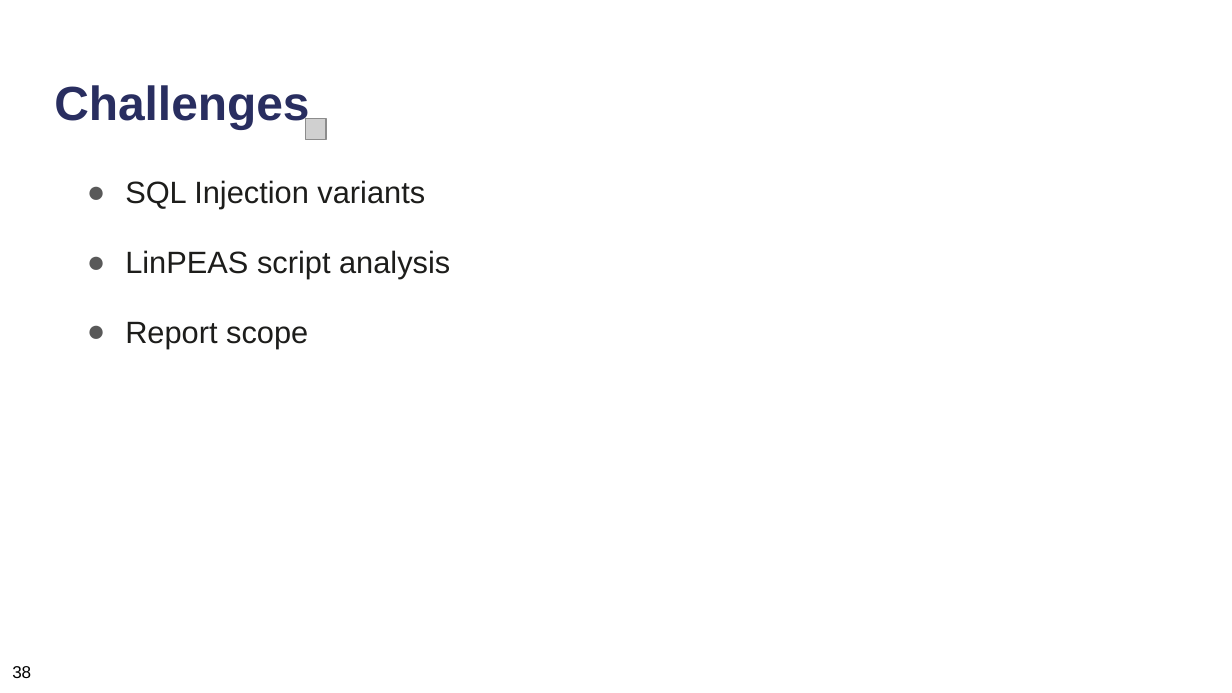
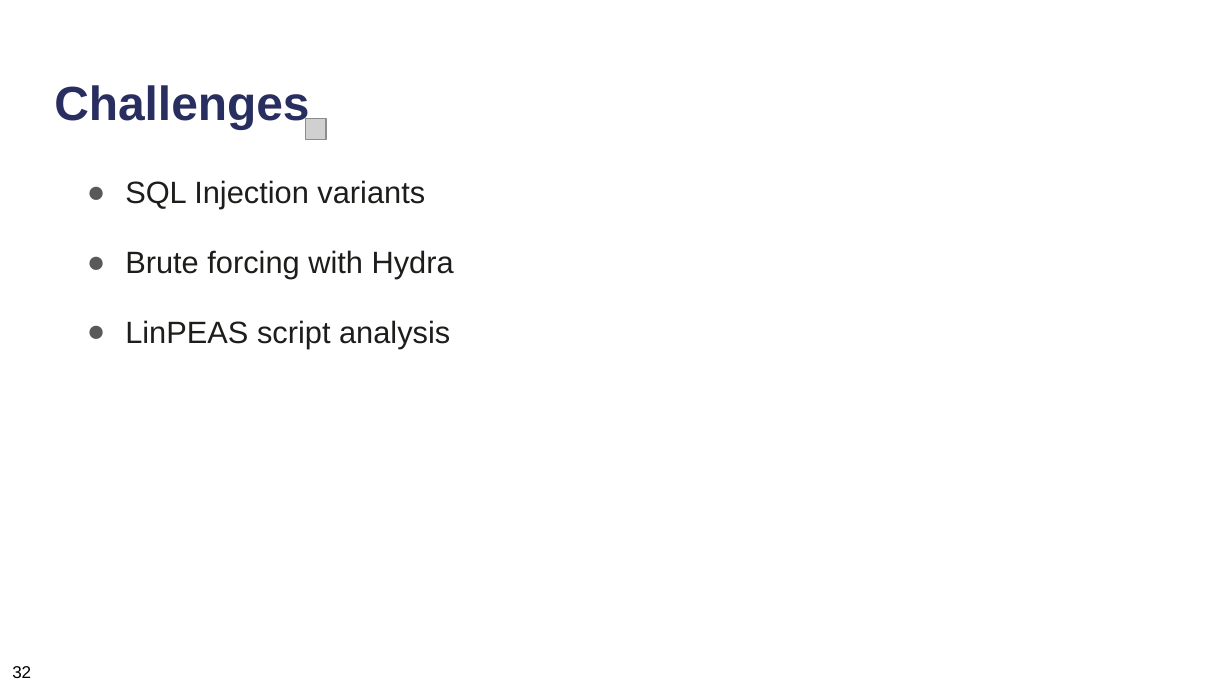
Before and after one commit to neubert-simon/auv-final-report, a slide deck: slide 53 of Final Presentation/ICS_Praesentationsfolien.pptx (slide 54 before the commit). Drawn at 1232x693 pixels with LibreOffice and Linux fonts; fonts in the diff are those of the drawing; grey boxes stand for pictures. Boxes give left, top, right and bottom in pixels: in the first picture for what was removed or moved away, otherwise in the second. Text is boxed around its words. In the diff, an @@ line names an element or a change of style, - is before the commit and + after.

```diff
--- a/Final Presentation/ICS_Praesentationsfolien.pptx
+++ b/Final Presentation/ICS_Praesentationsfolien.pptx
@@ text at box(125, 250, 454, 279): paragraph added @@
+● Brute forcing with Hydra
@@ text at box(125, 321, 308, 349): paragraph removed @@
-● Report scope
@@ text at box(12, 666, 31, 678): text changed @@
-38
+32
```
Also in this commit, not shown: 58 other slides changed, 1 slide removed, 5 other files.
